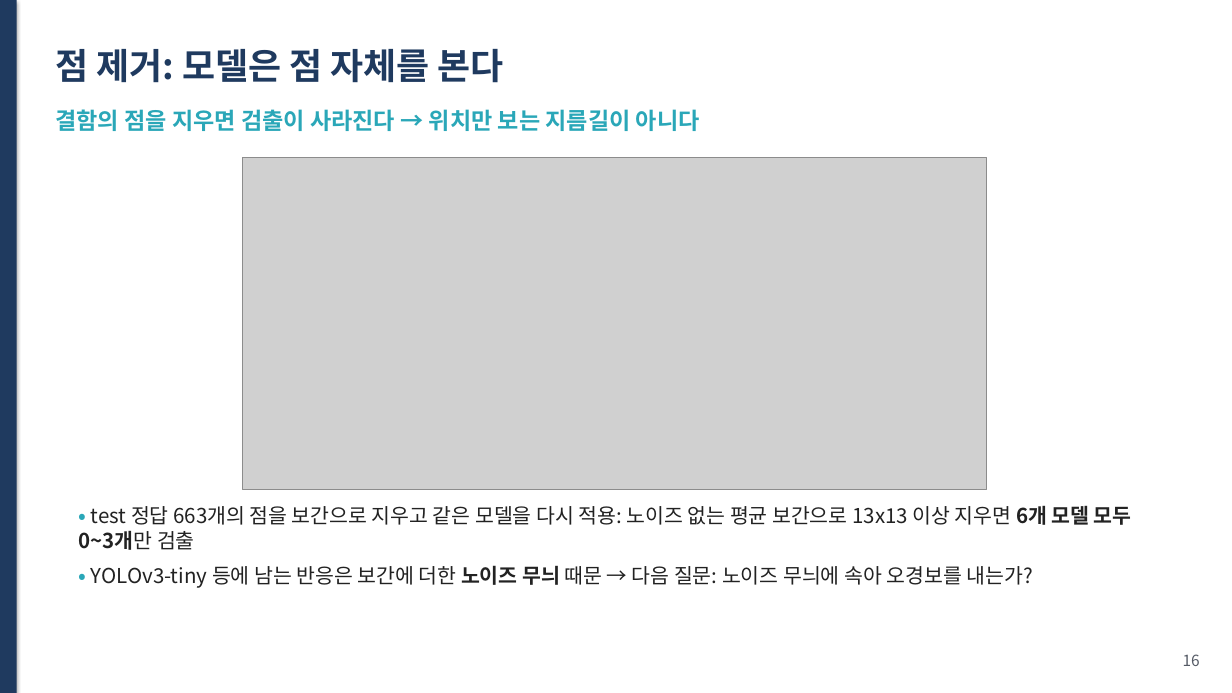
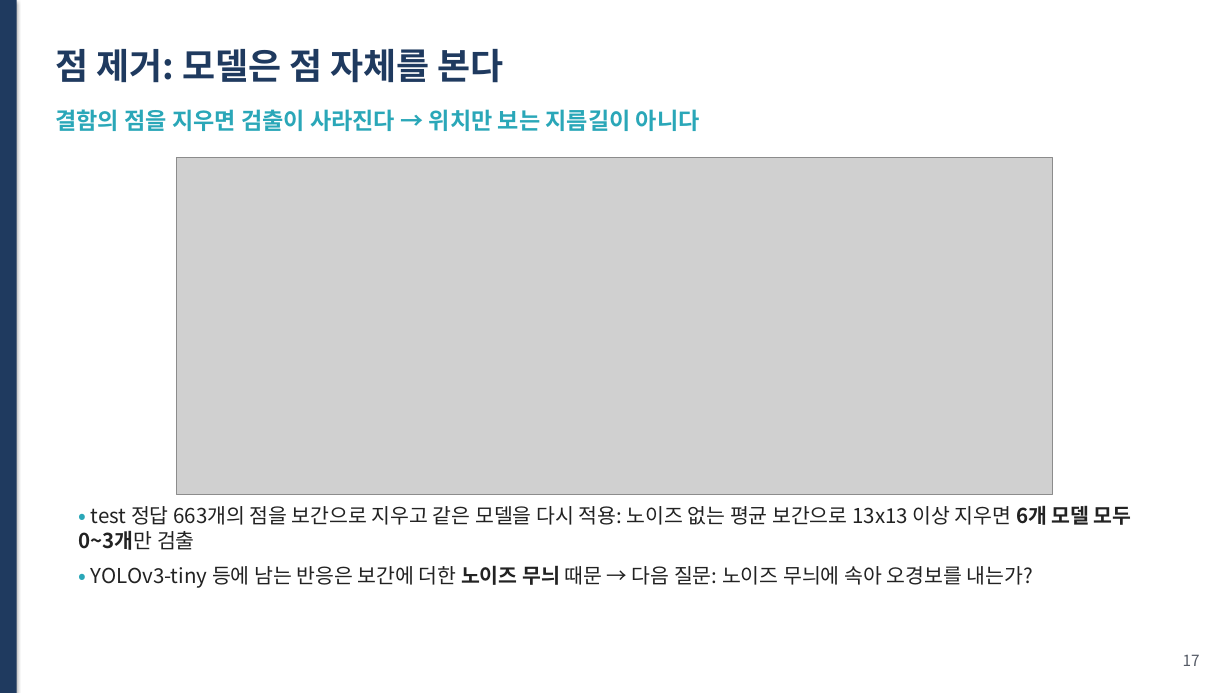
Before and after one commit to hmy7788/kamp_xray_detection, a slide deck: slide 17 of ppt/presentation.pptx (slide 16 before the commit). Drawn at 1232x693 pixels with LibreOffice and Linux fonts; fonts in the diff are those of the drawing; grey boxes stand for pictures. Boxes give left, top, right and bottom in pixels: in the first picture for what was removed or moved away, otherwise in the second. Text is boxed around its words. In the diff, an @@ line names an element or a change of style, - is before the commit and + after.

```diff
--- a/ppt/presentation.pptx
+++ b/ppt/presentation.pptx
@@ picture: place and size @@
-picture at <box>242,157,987,490</box>
+picture at <box>176,157,1053,494</box>
@@ text at <box>1183,654,1200,666</box>: text changed @@
-16
+17
```
Also in this commit, not shown: 16 other slides changed, 1 slide added, 19 other files.
